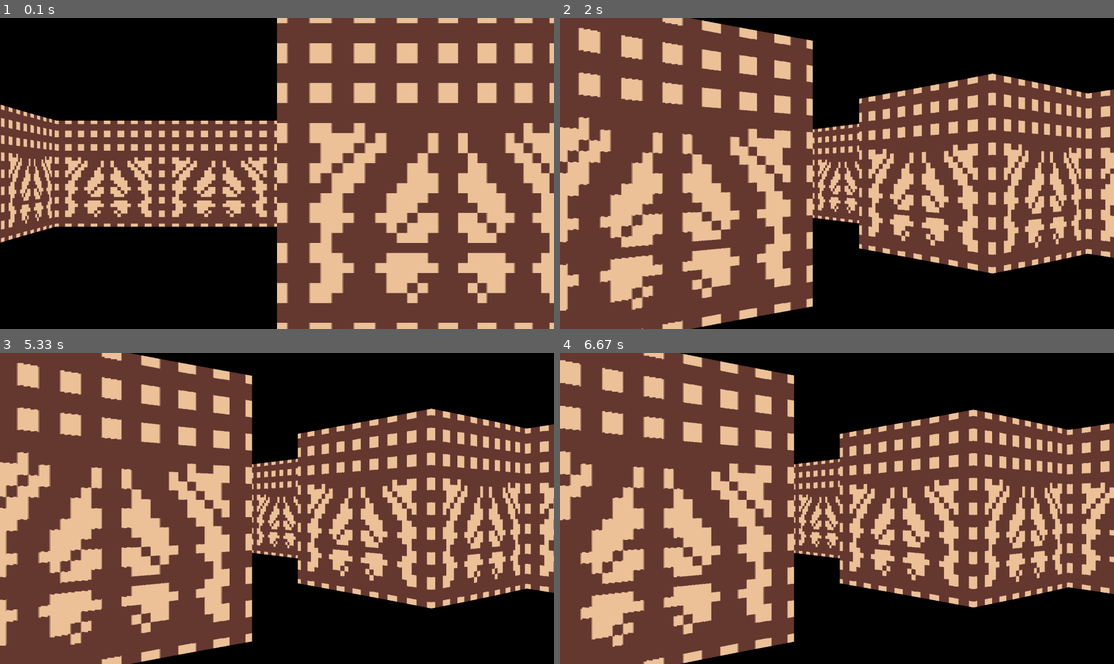
Above: before the commit, frames 1-4 (two rows, left to right).
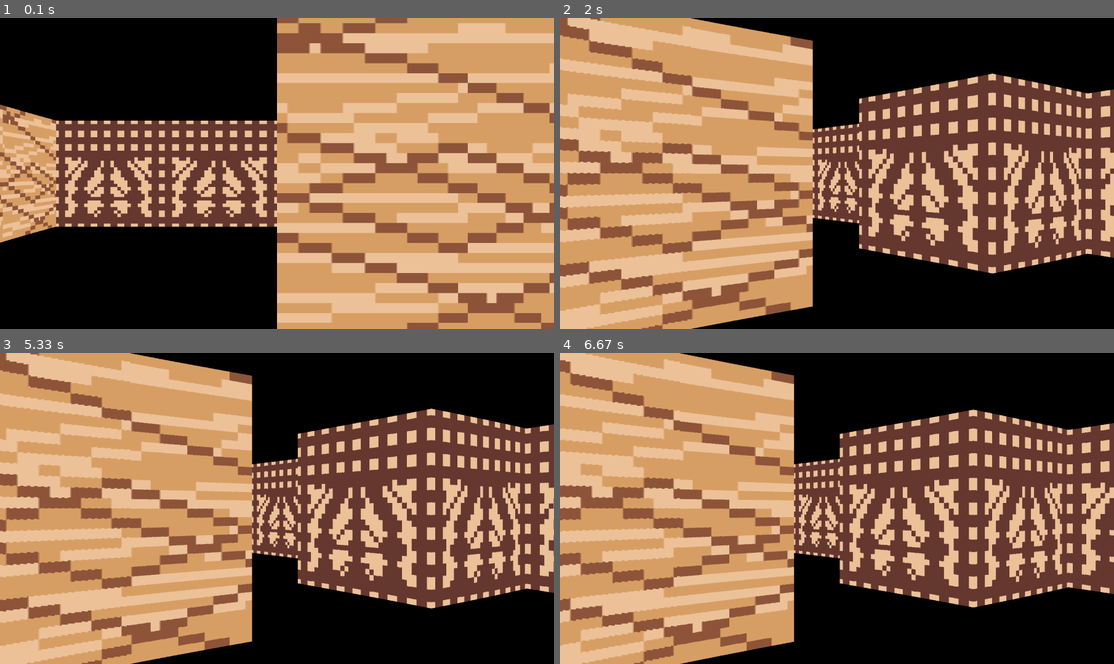
Above: after the commit, the same moments.

Repository: kyrusoo/uni-pygame
Game: pygame game, started from maze/main.py
Two runs of this game, one before a commit and one after it. Both use one fixed random seed, a clock stepped at 60 frames per second and the inputs below.
Inputs:
- Up to frame 1 (0.1 s): no input
- Up to frame 2 (2 s): hold Right 0.33-0.8 s; hold Right 0.83-1.3 s; hold Left 1.33-1.87 s; hold Left from 1.9 s (still down)
- Up to frame 3 (5.33 s): release Left at 2.3 s; hold Right 2.33-2.97 s; hold Left 3-3.47 s; hold Right 3.5-3.97 s; hold Right 4-4.47 s; hold Left 4.5-5.03 s; hold Left from 5.07 s (still down)
- Up to frame 4 (6.67 s): release Left at 5.47 s; hold Right 5.5-6.13 s; hold Left 6.17-6.63 s

The runs differ from the first frame. In frame 1, 49% of the frame differs, in the area x 0-100%, y 0-100%; in frame 2, 40%; in frame 3, 40%; in frame 4, 37%.

Commit message:
feat: texture

Diff:
--- a/maze/map.py
+++ b/maze/map.py
@@ -4,10 +4,10 @@
 mini_map = [
     [1, 1, 1, 1, 1, 1, 1, 1, 1, 1, 1, 1, 1, 1, 1, 1],
     [1, _, _, _, _, _, _, _, _, _, _, _, _, _, _, 1],
-    [1, _, _, 1, 1, 1, 1, _, _, _, _, 1, 1, 1, _, 1],
+    [1, _, _, 2, 2, 2, 2, _, _, _, _, 1, 1, 1, _, 1],
     [1, _, _, _, _, _, 1, _, _, _, _, _, _, 1, _, 1],
     [1, _, _, _, _, _, 1, _, _, _, _, _, _, 1, _, 1],
-    [1, _, _, 1, 1, 1, 1, _, _, _, _, _, _, _, _, 1],
+    [1, _, _, 2, 2, 2, 2, _, _, _, _, _, _, _, _, 1],
     [1, _, _, _, _, _, _, _, _, _, _, _, _, _, _, 1],
     [1, _, _, 1, _, _, _, 1, _, _, _, _, _, _, _, 1],
     [1, 1, 1, 1, 1, 1, 1, 1, 1, 1, 1, 1, 1, 1, 1, 1],
--- a/maze/object_renderer.py
+++ b/maze/object_renderer.py
@@ -23,7 +23,7 @@
     def load_wall_textures(self):
         return {
             1: self.get_texture('resources/textures/1.png'),
-            # 2: self.get_texture('resources/textures/2.png '),
+            2: self.get_texture('resources/textures/2.png'),
             # 3: self.get_texture('resources/textures/3.png '),
             # 4: self.get_texture('resources/textures/4.png '),
             # 5: self.get_texture('resources/textures/5.png '),
Binary file added: resources/textures/2.png
